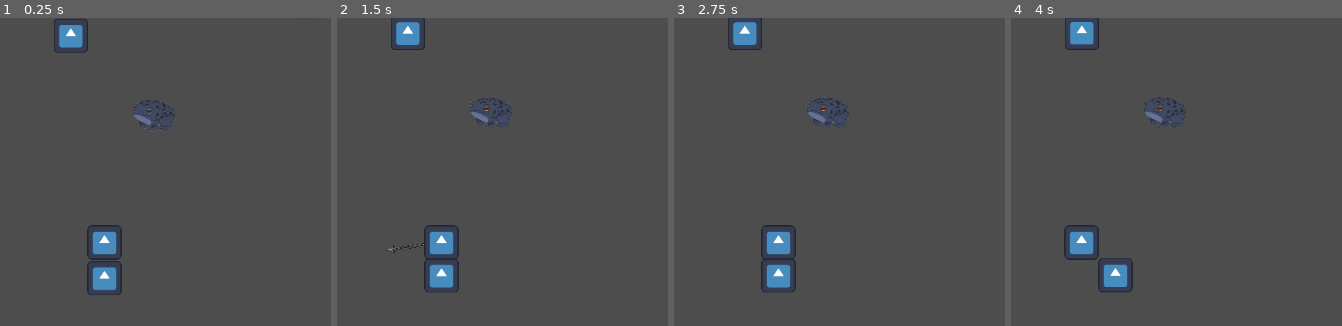
Above: before the commit, frames 1-4 (left to right).
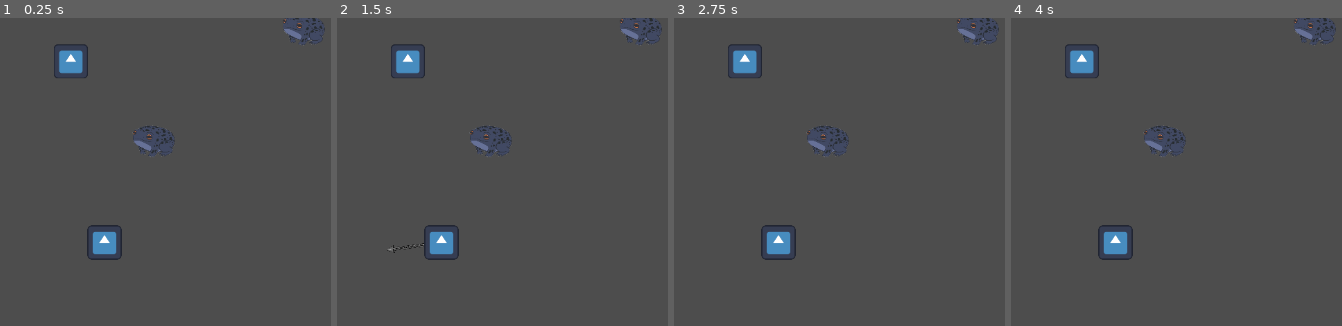
Above: after the commit, the same moments.

Repository: ygda-org/frog-jam
Game: Godot game, scene res://scenes/main.tscn
Same seed, same stepped clock (60 frames per second), same inputs: the game is played once before the commit and once after it. The engine's default icon, where the game draws it, is replaced by a stand-in: a white triangle on a blue panel in a dark square.
Inputs (mouse positions are in pixels of both pictures, inside the frame that each line leads up to):
- Up to frame 1 (0.25 s): no input
- Up to frame 2 (1.5 s): tap Enter at 0.5 s; move the mouse to (618, 221) at 0.52 s; click (618, 221) at 0.67 s; tap Space at 1.25 s; move the mouse to (outside the picture) at 1.27 s; click (outside the picture) at 1.42 s
- Up to frame 3 (2.75 s): tap Enter at 2 s; move the mouse to (859, 144) at 2.02 s; click (859, 144) at 2.17 s
- Up to frame 4 (4 s): tap Space at 2.75 s; move the mouse to (outside the picture) at 2.77 s; click (outside the picture) at 2.92 s; move the mouse to (outside the picture) at 3.52 s; click (outside the picture) at 3.67 s

The runs differ from the first frame. In frame 1, 2.8% of the frame differs, in the area x 16-99%, y 0-90%; in frame 2, 2.8%; in frame 3, 2.8%; in frame 4, 4.3%, in the area x 16-99%, y 0-89%.

Commit message:
Added ability to eat creatures

Diff:
--- a/scenes/main.tscn
+++ b/scenes/main.tscn
@@ -1,18 +1,14 @@
-[gd_scene load_steps=10 format=3 uid="uid://dqdho0tsm5oaw"]
+[gd_scene load_steps=8 format=3 uid="uid://dqdho0tsm5oaw"]
 
 [ext_resource type="PackedScene" uid="uid://c6uk1avdiasqd" path="res://scenes/player.tscn" id="1_0wfyh"]
 [ext_resource type="Script" uid="uid://dfnmfuy47683b" path="res://scripts/main.gd" id="1_o6xl0"]
 [ext_resource type="Script" uid="uid://dr2tdfuug7fjk" path="res://scripts/camera.gd" id="2_0wfyh"]
-[ext_resource type="Texture2D" uid="uid://bj67ayqtvecn5" path="res://icon.svg" id="2_sugp2"]
 [ext_resource type="PackedScene" uid="uid://c7qyjf71va1hr" path="res://scenes/frog_bubble.tscn" id="4_jyhfs"]
 [ext_resource type="Resource" uid="uid://bwfgmons2un3v" path="res://assets/resources/slowfall_frog.tres" id="5_tbgi4"]
 [ext_resource type="PackedScene" uid="uid://btd1ic7rl6olk" path="res://scenes/stomach.tscn" id="7_o6xl0"]
 
 [sub_resource type="ViewportTexture" id="ViewportTexture_o6xl0"]
 viewport_path = NodePath("subview")
-
-[sub_resource type="RectangleShape2D" id="RectangleShape2D_sugp2"]
-size = Vector2(128, 130)
 
 [node name="Main" type="Node2D"]
 script = ExtResource("1_o6xl0")
@@ -35,17 +31,6 @@
 
 [node name="Sprite2D" type="Sprite2D" parent="ParallaxBackground/ParallaxLayer"]
 
-[node name="Test Block4" type="StaticBody2D" parent="."]
-position = Vector2(0, 232)
-
-[node name="Sprite2D" type="Sprite2D" parent="Test Block4"]
-position = Vector2(0, -2)
-texture = ExtResource("2_sugp2")
-
-[node name="CollisionShape2D" type="CollisionShape2D" parent="Test Block4"]
-position = Vector2(0, -1)
-shape = SubResource("RectangleShape2D_sugp2")
-
 [node name="FrogBubble" parent="." instance=ExtResource("4_jyhfs")]
 position = Vector2(183, -380)
 frog_data = ExtResource("5_tbgi4")
--- a/scripts/player.gd
+++ b/scripts/player.gd
@@ -26,6 +26,7 @@
 		else:
 			tongue.release()
 
+
 func _physics_process(_delta: float) -> void:
 	velocity.y += GRAVITY
 
@@ -38,23 +39,25 @@
 
 	set_velocity(velocity)
 	set_up_direction(Vector2.UP)
-	move_and_slide()
+
+	var collision = move_and_collide(velocity * _delta)
+	if collision:
+		if collision.get_collider() == tongue.hooked_creature:
+			tongue.release()
+		collision.get_collider().queue_free()
+
 	STOMACH.impulse(-velocity*0.2)
 
 	velocity.y = clamp(velocity.y, -MAX_SPEED, MAX_SPEED)
 	velocity.x = clamp(velocity.x, -MAX_SPEED, MAX_SPEED)
-	var grounded = is_on_floor()
-	if grounded:
-		if velocity.y >= 5:
-			velocity.y = 5
-	elif is_on_ceiling() and velocity.y <= -5:
-		velocity.y = -5
 
 	# air friction
-	if !grounded:
-		velocity.x *= FRICTION_AIR
-		if velocity.y > 0:
-			velocity.y *= FRICTION_AIR
+
+	velocity.x *= FRICTION_AIR
+	if velocity.y > 0:
+		velocity.y *= FRICTION_AIR
+
+	position.y = min(0.0, position.y)
 
 func collect_frog(frog_data: FrogData) -> void:
 	STOMACH.add_creature(frog_data.texture)
--- a/scripts/tongue.gd
+++ b/scripts/tongue.gd
@@ -10,6 +10,8 @@
 var flying: bool = false
 var hooked: bool = false
 
+var hooked_creature = null
+
 const SPEED: int = 50
 
 func shoot(dir: Vector2) -> void:
@@ -20,6 +22,7 @@
 func release() -> void:
 	self.flying = false
 	self.hooked = false
+	self.hooked_creature = null
 
 func _process(_delta: float) -> void:
 	self.visible = self.flying or self.hooked
@@ -39,8 +42,14 @@
 func _physics_process(delta: float) -> void:
 	self.tongue_tip.global_position = self.tip_position
 
-	if flying and self.tongue_tip.move_and_collide(direction * SPEED):
-		self.hooked = true
-		self.flying = false
+	#if flying and self.tongue_tip.move_and_collide(direction * SPEED):
+		#self.hooked = true
+		#self.flying = false
+	if flying:
+		var collision: KinematicCollision2D = self.tongue_tip.move_and_collide(direction * SPEED)
+		if collision:
+			self.hooked_creature = collision.get_collider()
+			self.hooked = true
+			self.flying = false
 
 	self.tip_position = self.tongue_tip.global_position
